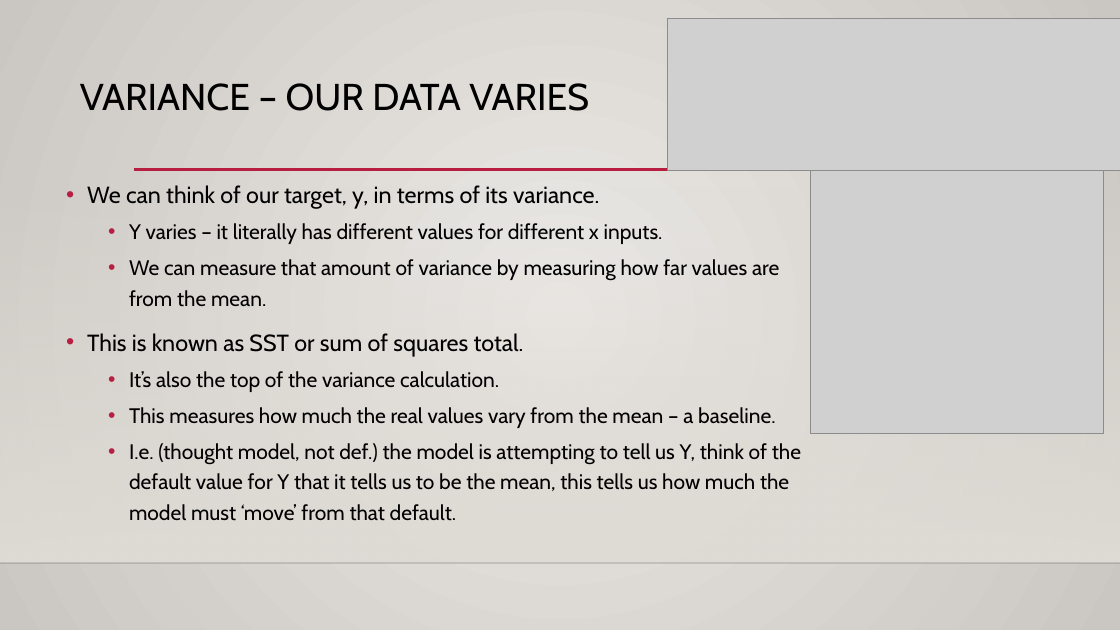
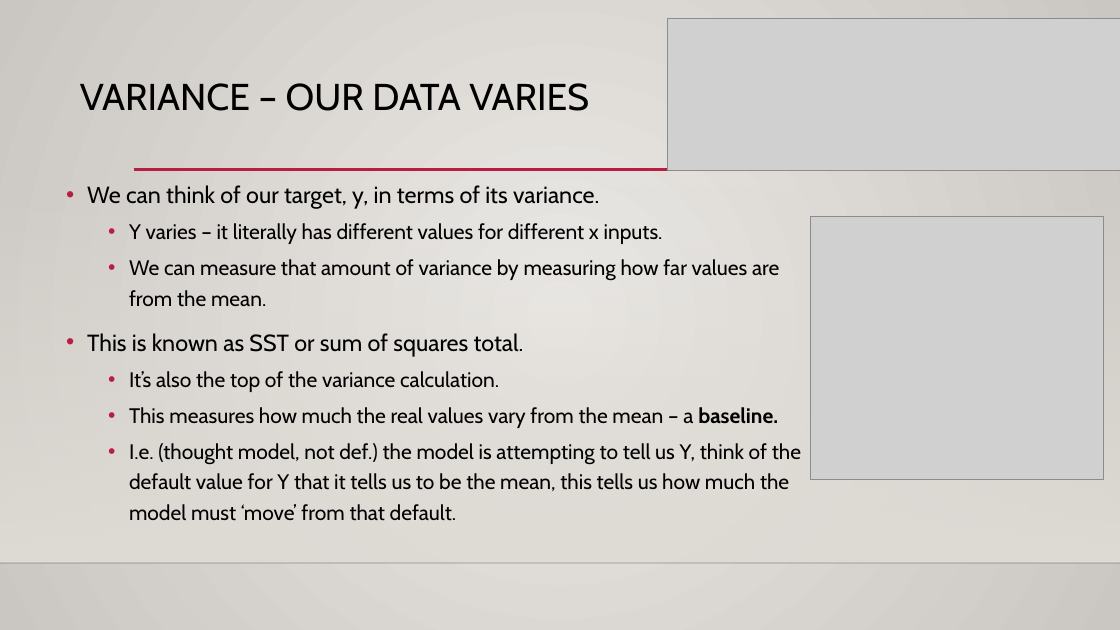
Before and after one commit to AkeemSemperDataScience/Basic_Stats_in_Python_Student_Repository, a slide deck: slide 10 of reference_material/slides/021_r_squared.pptx. Drawn at 1120x630 pixels with LibreOffice and Linux fonts; fonts in the diff are those of the drawing; grey boxes stand for pictures; background and template pictures are left out. Boxes give left, top, right and bottom in pixels: in the first picture for what was removed or moved away, otherwise in the second. Text is boxed around its words. In the diff, an @@ line names an element or a change of style, - is before the commit and + after.

```diff
--- a/reference_material/slides/021_r_squared.pptx
+++ b/reference_material/slides/021_r_squared.pptx
@@ picture: place and size @@
-picture at [811,171,1104,434]
+picture at [811,216,1104,480]
@@ text at [129,407,778,428]: bold on in "baseline." @@
```
Also in this commit, not shown: 3 other slides changed, 4 slides added, 1 slide removed, 7 other files.
